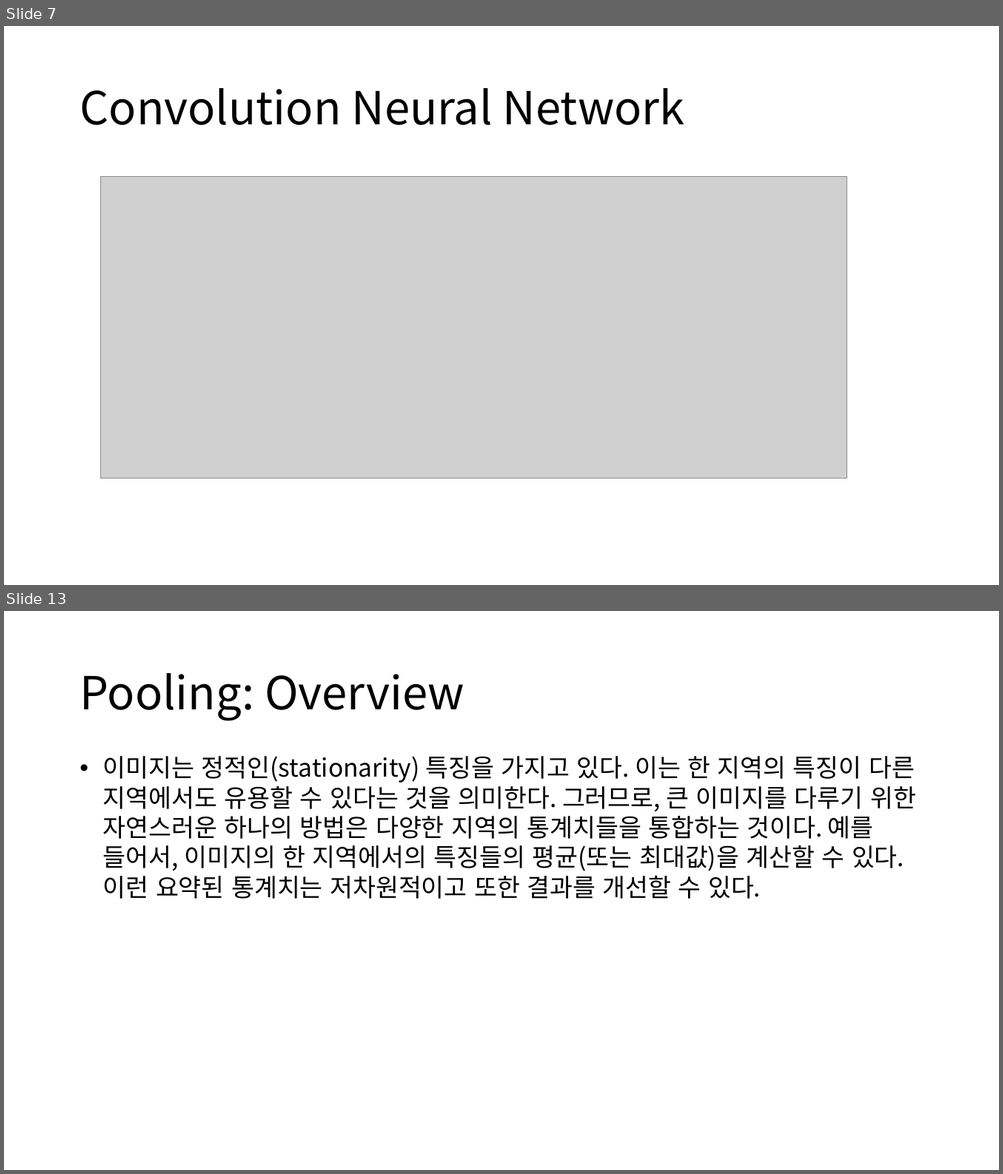
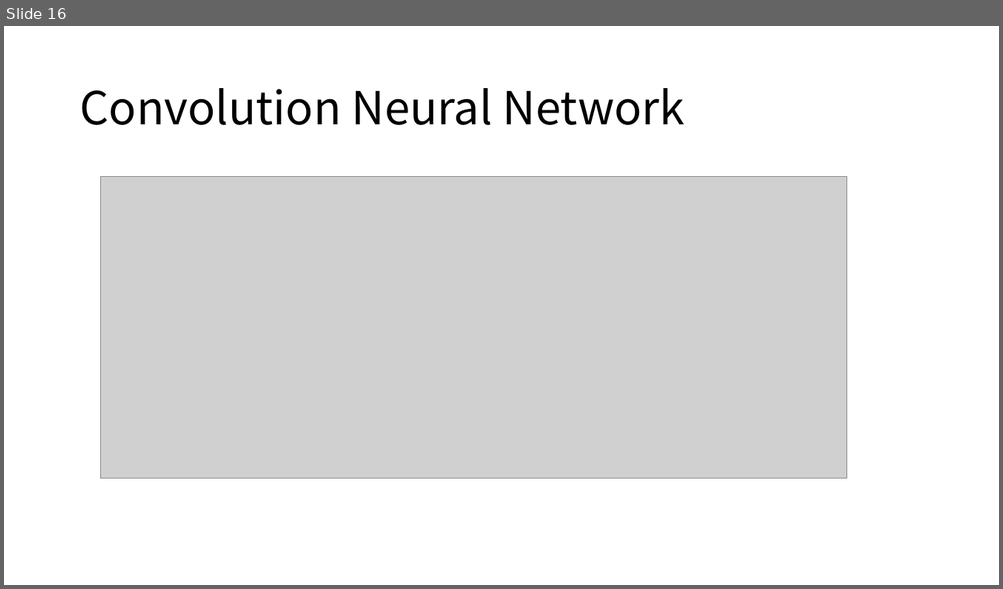
Before and after one commit to hahyeonsook/ai, a slide deck: lab/발표자료/reCNNs(2)_190723.pptx. Shown one above the other, each under a label of ours: slides 7 and 13 before the commit, slide 16 after it; the slides between them are not shown. The pictures are 1003x1174 and 1003x589 pixels, drawn with LibreOffice and Linux fonts; fonts in the diff are those of the drawing; grey boxes stand for pictures. Boxes give left, top, right and bottom in pixels: in the first picture for what was removed or moved away, otherwise in the second. Text is boxed around its words. In the diff, an @@ line names an element or a change of style, - is before the commit and + after.

```diff
--- a/lab/발표자료/reCNNs(2)_190723.pptx
+++ b/lab/발표자료/reCNNs(2)_190723.pptx
@@ slide 13 removed at box(4, 611, 999, 1170), background #FFFFFF @@
@@ title removed at box(79, 673, 464, 721) @@
-Pooling: Overview
@@ text removed at box(103, 756, 916, 899) @@
-• 이미지는 정적인(stationarity) 특징을 가지고 있다. 이는 한 지역의 특징이 다른 지역에서도 유용할 수 있다는 것을 의미한다. 그러므로, 큰 이미지를 다루기 위한 자연스러운 하나의 방법은 다양한 지역의 통계치들을 통합하는 것이다. 예를 들어서, 이미지의 한 지역에서의 특징들의 평균(또는 최대값)을 계산할 수 있다. 이런 요약된 통계치는 저차원적이고 또한 결과를 개선할 수 있다.
@@ what was slide 7 is now slide 16 @@
```
Also in this commit, not shown: 2 slides changed, 18 slides added, 10 other slides removed, 1 other file.
